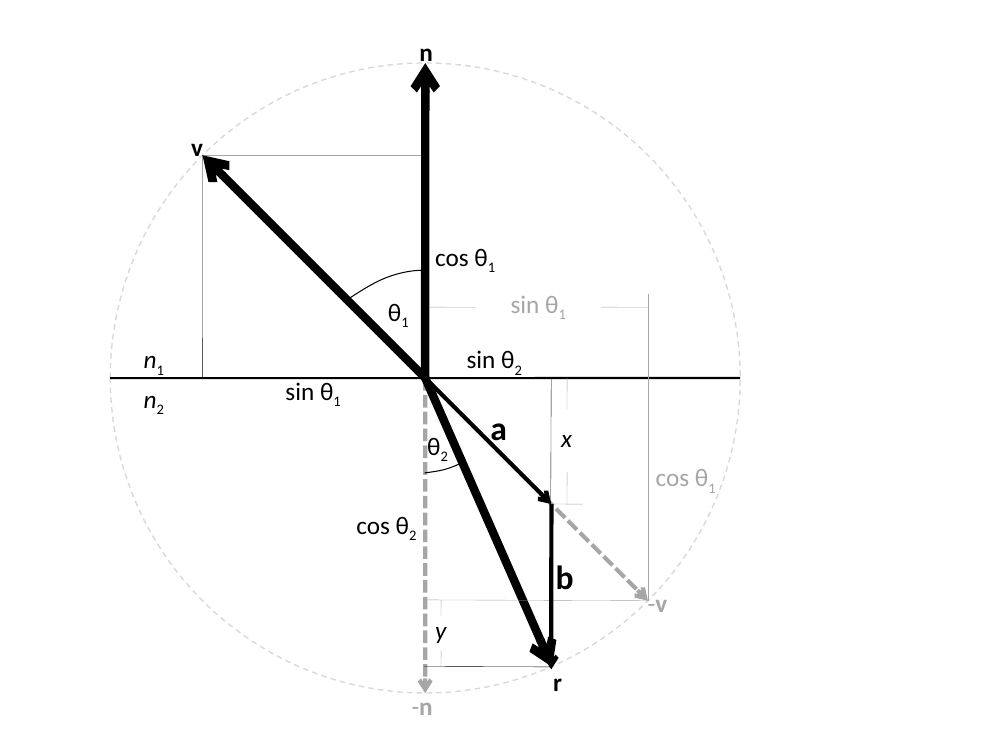
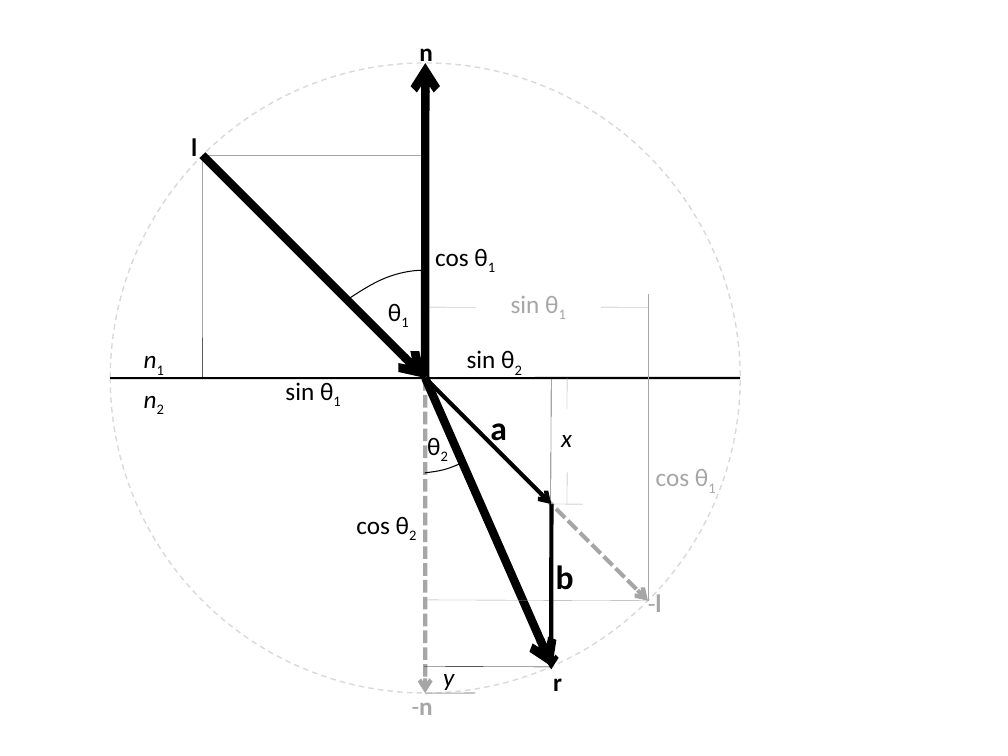
Before and after one commit to pflaumental/fluid-particles, a slide deck: slide 19 of thesis/drawings.pptx. Drawn at 1008x756 pixels with LibreOffice and Linux fonts; fonts in the diff are those of the drawing. Boxes give left, top, right and bottom in pixels: in the first picture for what was removed or moved away, otherwise in the second. Text is boxed around its words. In the diff, an @@ line names an element or a change of style, - is before the commit and + after.

```diff
--- a/thesis/drawings.pptx
+++ b/thesis/drawings.pptx
@@ text at box(191, 138, 197, 156): text changed @@
-v
+l
@@ arrow (425, 378) - (203, 155): arrowheads changed @@
@@ text at box(648, 592, 662, 612): text changed @@
--v
+-l
@@ text "y" rewrapped from box(435, 627, 446, 643) to box(443, 666, 454, 693) @@
@@ line removed from (440, 666) to (442, 650) @@
@@ line added from (425, 694) to (476, 694), #A6A6A6 0.75 pt @@
```
Also in this commit, not shown: 1 other slide changed, 4 slides added, 1 other file.
